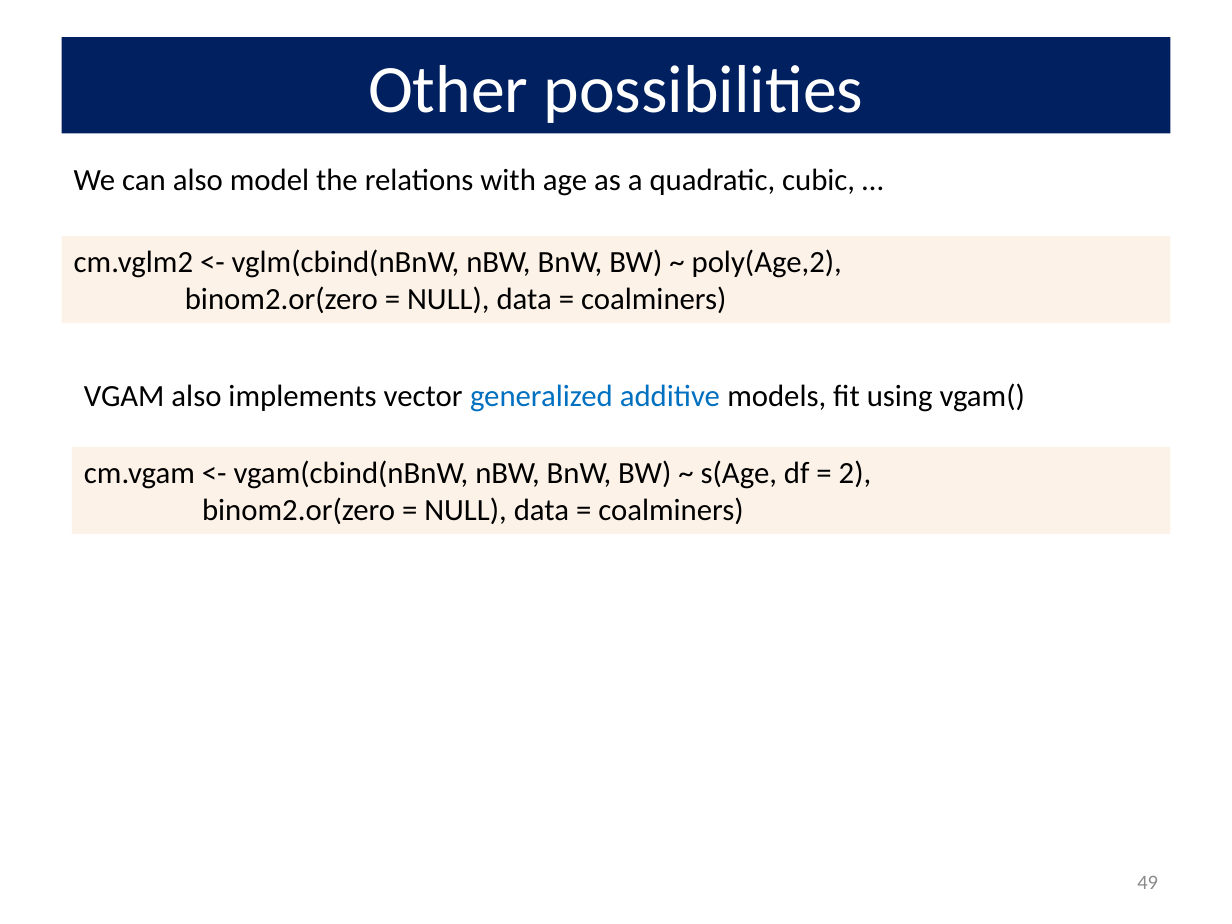
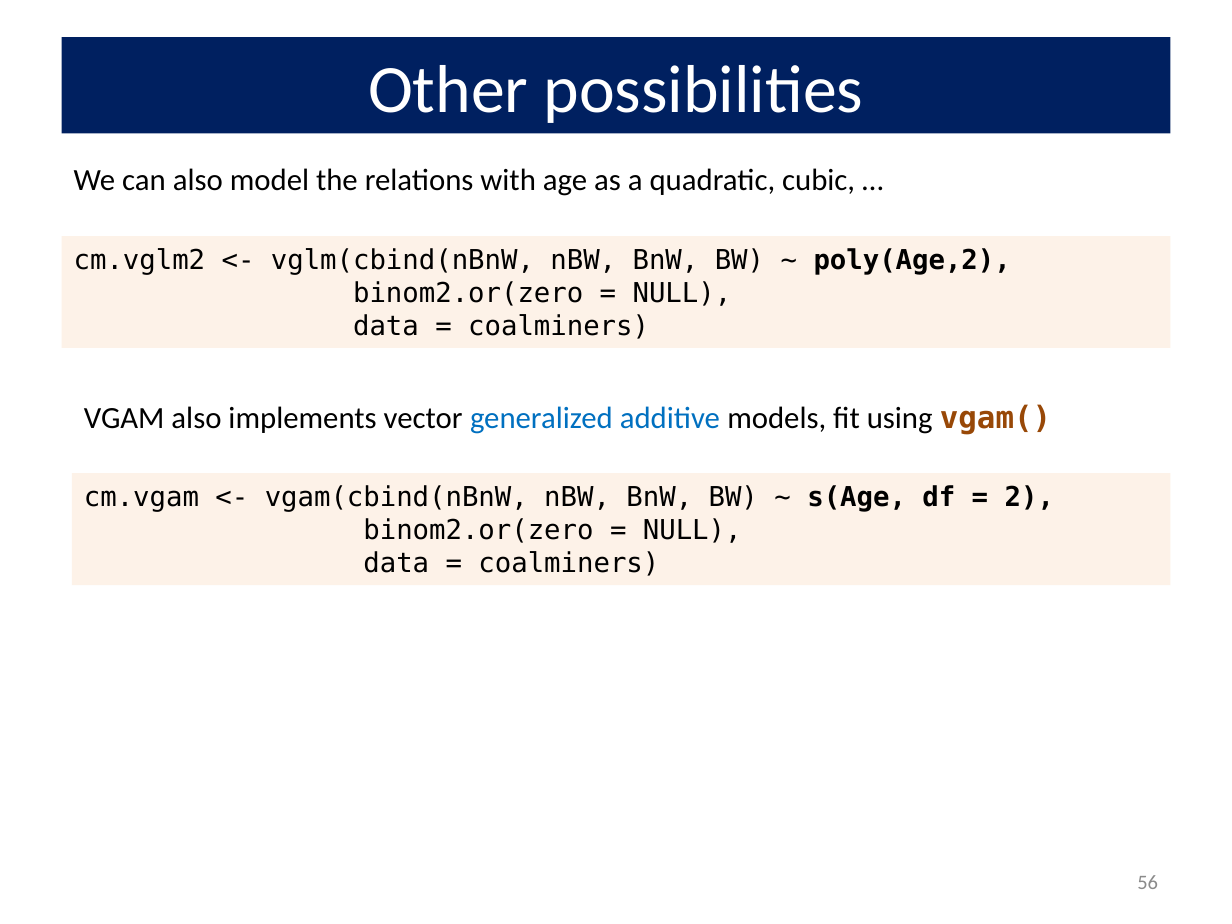
Before and after one commit to friendly/psy6136, a slide deck: slide 56 of docs/lectures/10-Log-Odds.pptx (slide 49 before the commit). Drawn at 1232x924 pixels with LibreOffice and Linux fonts; fonts in the diff are those of the drawing. Boxes give left, top, right and bottom in pixels: in the first picture for what was removed or moved away, otherwise in the second. Text is boxed around its words. In the diff, an @@ line names an element or a change of style, - is before the commit and + after.

```diff
--- a/docs/lectures/10-Log-Odds.pptx
+++ b/docs/lectures/10-Log-Odds.pptx
@@ rectangle "cm.vglm2 <- vglm(cbind(nBnW, nBW, BnW, ...": place and size @@
-rectangle "cm.vglm2 <- vglm(cbind(nBnW, nBW, BnW, ..." at <box>62,237,1170,324</box>
+rectangle "cm.vglm2 <- vglm(cbind(nBnW, nBW, BnW, ..." at <box>62,237,1170,349</box>
@@ text in rectangle at <box>74,248,1011,275</box>: size 18 to 16 pt, font Calibri to DejaVu Sans Mono in "cm.vglm2 <- vglm(cbind(nBnW, nBW, BnW, BW) ~ ..."; bold on in "poly(Age,2)," @@
@@ text in rectangle at <box>353,281,732,339</box>: text changed; size 18 to 16 pt; font Calibri to DejaVu Sans Mono @@
-binom2.or(zero = NULL), data = coalminers)
+binom2.or(zero = NULL),
+data = coalminers)
@@ text "VGAM also implements vector generalized ...": place and size @@
-text "VGAM also implements vector generalized ..." at <box>84,383,1025,412</box>
+text "VGAM also implements vector generalized ..." at <box>84,404,1051,435</box>
@@ text "VGAM also implements vector generalized ..." at <box>84,404,1051,435</box>: font Calibri to DejaVu Sans Mono, text colour #000000 to #984807, bold on in "vgam()" @@
@@ rectangle "cm.vgam <- vgam(cbind(nBnW, nBW, BnW, ...": place and size @@
-rectangle "cm.vgam <- vgam(cbind(nBnW, nBW, BnW, ..." at <box>71,447,1170,535</box>
+rectangle "cm.vgam <- vgam(cbind(nBnW, nBW, BnW, ..." at <box>71,473,1170,585</box>
@@ text in rectangle at <box>84,485,1054,512</box>: size 18 to 16 pt, font Calibri to DejaVu Sans Mono in "cm.vgam <- vgam(cbind(nBnW, nBW, BnW, BW) ~ ..."; bold on in "s(Age, df = 2)," @@
@@ text in rectangle at <box>363,518,742,576</box>: text changed; size 18 to 16 pt; font Calibri to DejaVu Sans Mono @@
-binom2.or(zero = NULL), data = coalminers)
+binom2.or(zero = NULL),
+data = coalminers)
@@ page number at <box>1137,875,1158,889</box>: text changed @@
-49
+56
```
Also in this commit, not shown: 24 other slides changed, 7 slides added, 15 other files.
